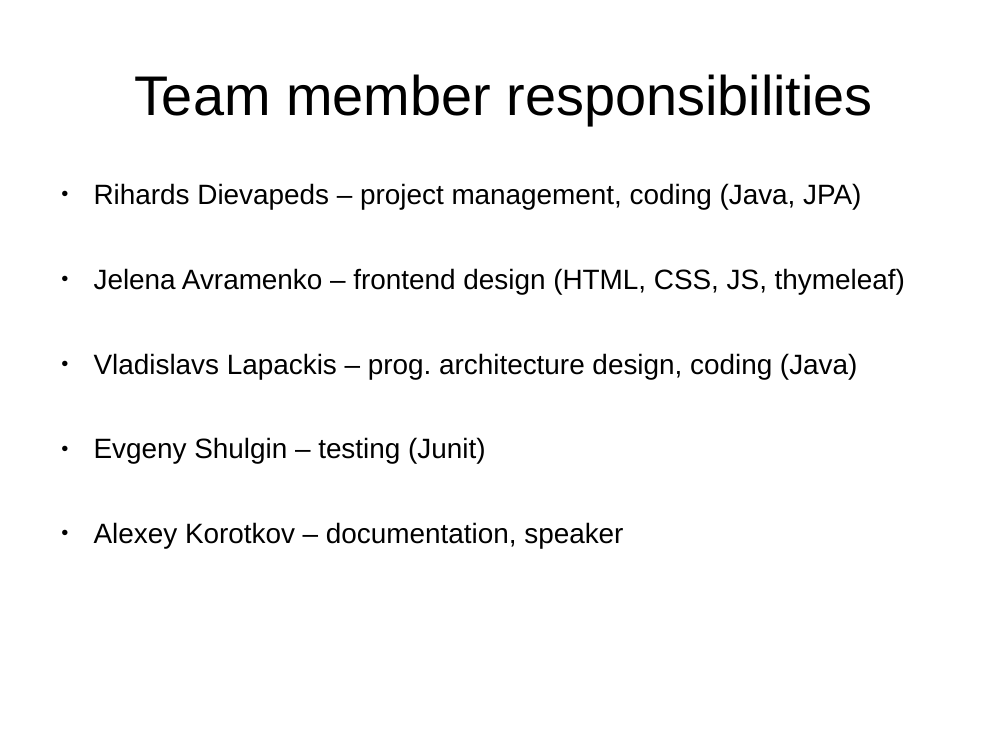
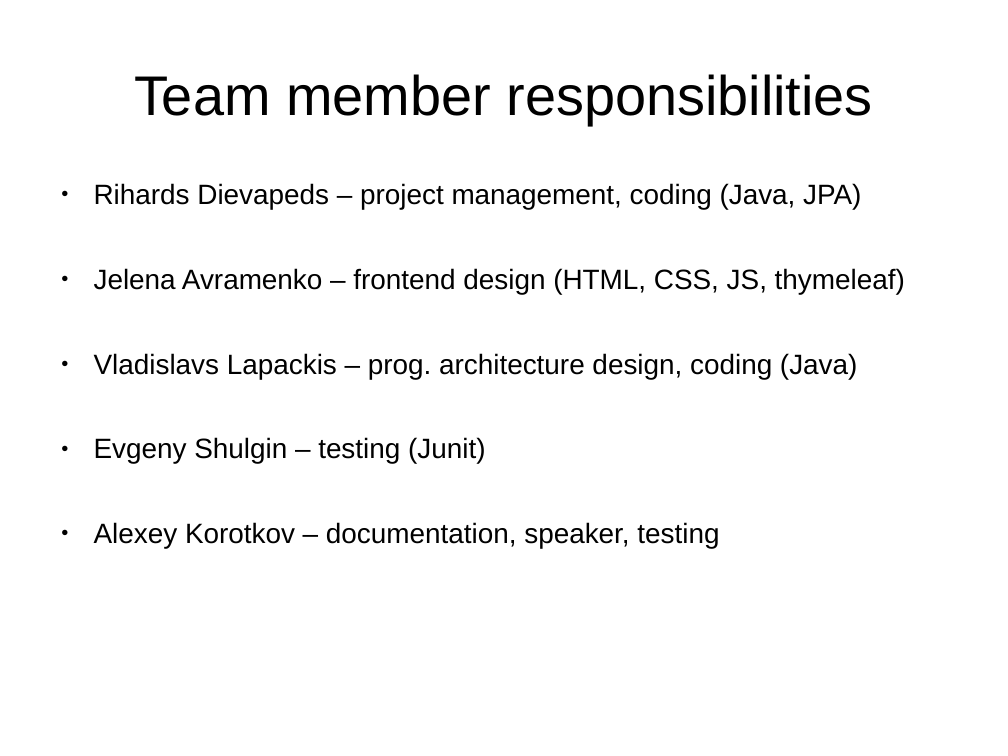
Before and after one commit to OmgIknowIt/NewsMonitoringTool, a slide deck: slide 6 of presentation.odp. Drawn at 1008x756 pixels with LibreOffice and Linux fonts; fonts in the diff are those of the drawing. Boxes give left, top, right and bottom in pixels: in the first picture for what was removed or moved away, otherwise in the second. Text is boxed around its words. In the diff, an @@ line names an element or a change of style, - is before the commit and + after.

Commit message:
otp fix

```diff
--- a/presentation.odp
+++ b/presentation.odp
@@ text at box(94, 522, 719, 548): text changed @@
-● Alexey Korotkov – documentation, speaker
+● Alexey Korotkov – documentation, speaker, testing
```
